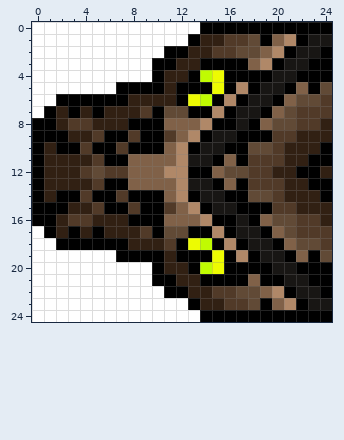
A pixel-art sprite gets an edit: headleft.png. Above: the version before the commit.
The file is 25x25 pixels.
New version:
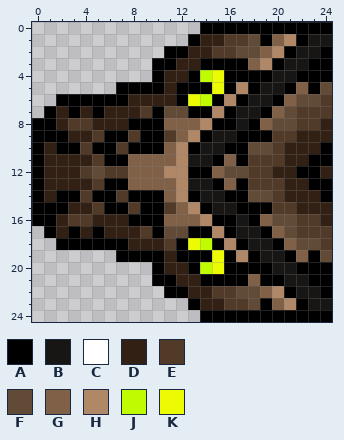
Palette (. is transparent): A #000000  B #181614  C #ffffff  D #312013  E #513a28  F #614a36  G #806148  H #b08868  J #c0fb02  K #edfb02
Difference:
@@ x 0..15 @@
- 0 CCCCCCCCCCCCCCAA
- 1 CCCCCCCCCCCCCADD
- 2 CCCCCCCCCCCAADDE
- 3 CCCCCCCCCCAADDAA
- 4 CCCCCCCCCCADDAJK
- 5 CCCCCCCAAAADAAAK
- 6 CCAAAAAADDDDAKJA
- 7 CADADADDDEAFFAAH
+ 0 ..............AA
+ 1 .............ADD
+ 2 ...........AADDE
+ 3 ..........AADDAA
+ 4 ..........ADDAJK
+ 5 .......AAAADAAAK
+ 6 ..AAAAAADDDDAKJA
+ 7 .ADADADDDEAFFAAH
  8 AADEEDDDAAAGGGHA
@@ x 0..15 @@
 16 AADEEDDDAAAGGGHA
-17 CADADADDDEAFFAAH
-18 CCAAAAAADDDEAKJA
-19 CCCCCCCAAAADAAAK
-20 CCCCCCCCCCADDAJK
-21 CCCCCCCCCCAADDAA
-22 CCCCCCCCCCCAADDE
-23 CCCCCCCCCCCCCADD
-24 CCCCCCCCCCCCCCAA
+17 .ADADADDDEAFFAAH
+18 ..AAAAAADDDEAKJA
+19 .......AAAADAAAK
+20 ..........ADDAJK
+21 ..........AADDAA
+22 ...........AADDE
+23 .............ADD
+24 ..............AA
